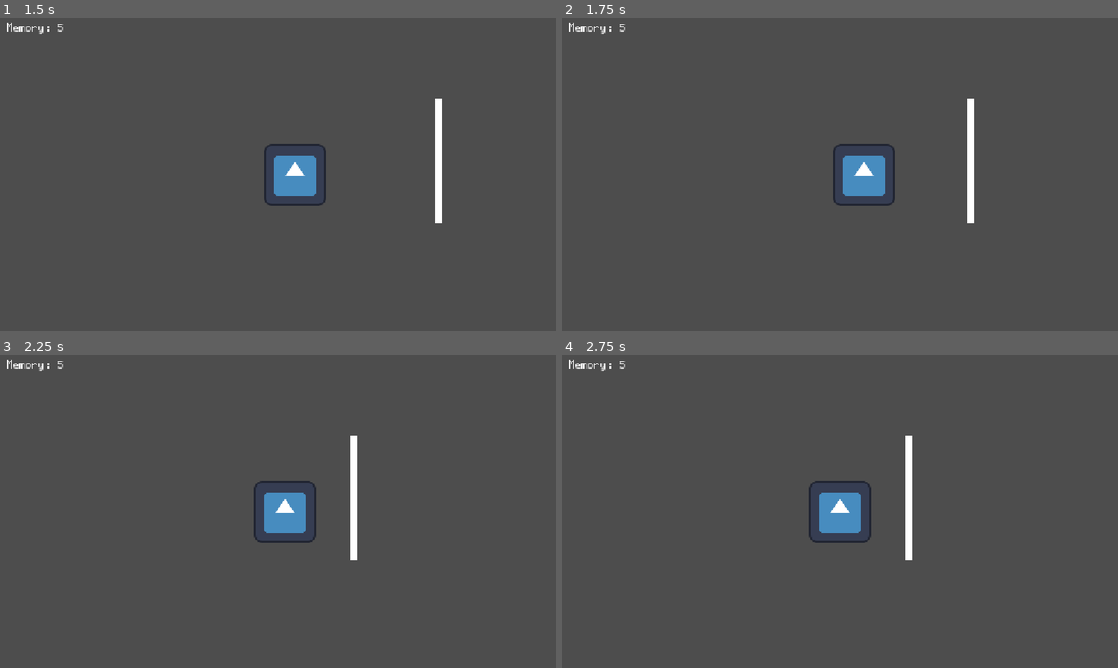
Above: before the commit, frames 1-4 (two rows, left to right).
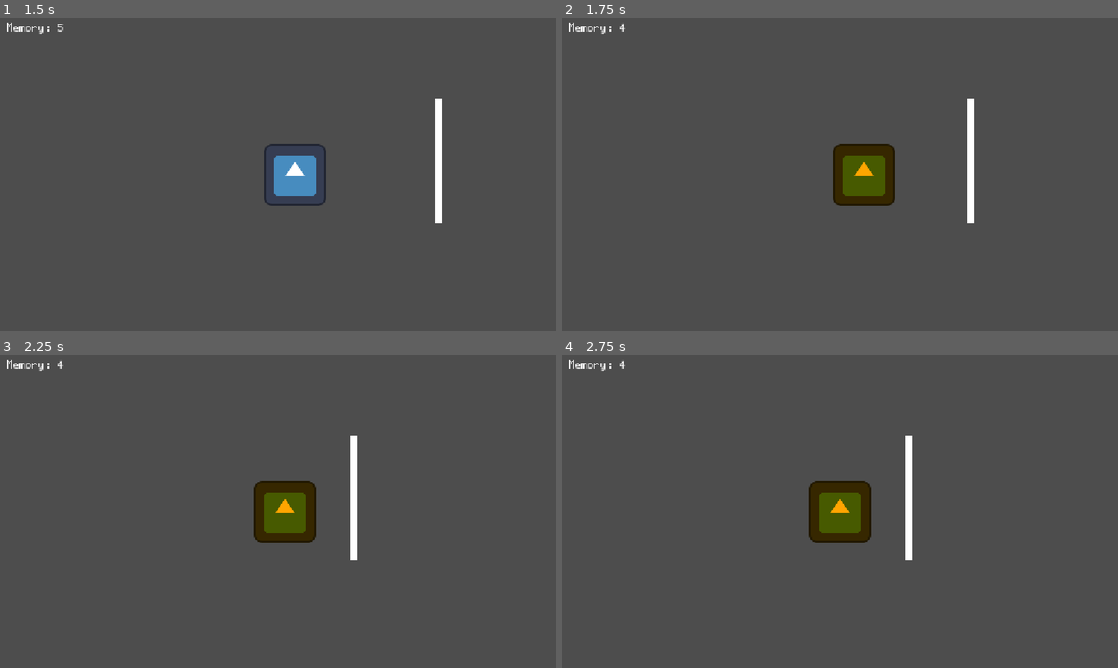
Above: after the commit, the same moments.

Repository: FastEverLast/testgame
Game: Godot game, scene res://scenes/menu/main_menu.tscn
Two runs of this game, one before a commit and one after it. Both use one fixed random seed, a clock stepped at 60 frames per second and the inputs below. The engine's default icon, where the game draws it, is replaced by a stand-in: a white triangle on a blue panel in a dark square.
Inputs (mouse positions are in pixels of both pictures, inside the frame that each line leads up to):
- Up to frame 1 (1.5 s): click "Start Game" at 0.5 s; tap Enter at 1.25 s; move the mouse to (400, 158) at 1.27 s; hold D (move_right) from 1.28 s (still down); hold 1 (form_base, bound only after the commit) from 1.28 s (still down); click (400, 158) at 1.42 s
- Up to frame 2 (1.75 s): keep holding D (move_right); keep holding 1 (form_base, bound only after the commit); tap 3 (form_cat, bound only after the commit) at 1.55 s
- Up to frame 3 (2.25 s): release D (move_right) at 2 s; release 1 (form_base, bound only after the commit) at 2 s; drag from (166, 527) to (250, 574) at 2.02 s
- Up to frame 4 (2.75 s): no input

Frame 1 is identical in both runs. In frame 2, 2.2% of the frame differs, in the area x 10-60%, y 1-60%; in frame 3, 2.2%, in the area x 10-57%, y 1-60%; in frame 4, 2.2%.

Commit message:
Game States

Diff:
--- a/project.godot
+++ b/project.godot
@@ -70,6 +70,26 @@
 , Object(InputEventKey,"resource_local_to_scene":false,"resource_name":"","device":-1,"window_id":0,"alt_pressed":false …(186 unchanged characters)…
 ]
 }
+form_base={
+"deadzone": 0.2,
+"events": [Object(InputEventKey,"resource_local_to_scene":false,"resource_name":"","device":-1,"window_id":0,"alt_pressed":false,"shift_pressed":false,"ctrl_pressed":false,"meta_pressed":false,"pressed":false,"keycode":0,"physical_keycode":49,"key_label":0,"unicode":49,"location":0,"echo":false,"script":null)
+]
+}
+form_guard={
+"deadzone": 0.2,
+"events": [Object(InputEventKey,"resource_local_to_scene":false,"resource_name":"","device":-1,"window_id":0,"alt_pressed":false,"shift_pressed":false,"ctrl_pressed":false,"meta_pressed":false,"pressed":false,"keycode":0,"physical_keycode":50,"key_label":0,"unicode":50,"location":0,"echo":false,"script":null)
+]
+}
+form_cat={
+"deadzone": 0.2,
+"events": [Object(InputEventKey,"resource_local_to_scene":false,"resource_name":"","device":-1,"window_id":0,"alt_pressed":false,"shift_pressed":false,"ctrl_pressed":false,"meta_pressed":false,"pressed":false,"keycode":0,"physical_keycode":51,"key_label":0,"unicode":51,"location":0,"echo":false,"script":null)
+]
+}
+form_statue={
+"deadzone": 0.2,
+"events": [Object(InputEventKey,"resource_local_to_scene":false,"resource_name":"","device":-1,"window_id":0,"alt_pressed":false,"shift_pressed":false,"ctrl_pressed":false,"meta_pressed":false,"pressed":false,"keycode":0,"physical_keycode":52,"key_label":0,"unicode":52,"location":0,"echo":false,"script":null)
+]
+}
 
 [layer_names]
 
--- a/scenes/game_state.gd
+++ b/scenes/game_state.gd
@@ -2,9 +2,24 @@
 
 const MAX_MEMORY = 10
 var memory := 5
+var current_form:Form = Form.BASE
+
+enum Form { BASE, GUARD, CAT, STATUE }
 
 signal memory_changed(new_value)
+signal form_changed(new_form)
 
 func change_memory(amount):
 	memory = clampi(memory + amount, 0, MAX_MEMORY)
 	memory_changed.emit(memory)
+
+func shift_to(form):
+	if form == current_form:
+		return
+	elif form != Form.BASE:
+		if memory < 1:
+			return
+		else:
+			change_memory(-1)
+	current_form = form
+	form_changed.emit(form)
--- a/scenes/player/player.gd
+++ b/scenes/player/player.gd
@@ -1,7 +1,23 @@
 extends CharacterBody2D
 
 @export var speed := 300
+@onready var sprite: Sprite2D = $Sprite2D
 var last_direction: Vector2 = Vector2.DOWN
+
+func _ready() -> void:
+	GameState.form_changed.connect(_on_form_changed)
+	_on_form_changed(GameState.current_form)
+
+func _on_form_changed(form):
+	match form:
+		GameState.Form.BASE:
+			sprite.modulate = Color.WHITE
+		GameState.Form.GUARD:
+			sprite.modulate = Color.BLUE
+		GameState.Form.CAT:
+			sprite.modulate = Color.ORANGE
+		GameState.Form.STATUE:
+			sprite.modulate = Color.GRAY
 
 func _physics_process(_delta: float) -> void:
 	var direction = Input.get_vector("move_left", "move_right", "move_up", "move_down")
@@ -11,3 +27,13 @@
 		last_direction = direction.normalized()
 
 	move_and_slide()
+
+func _unhandled_input(event: InputEvent) -> void:
+	if event.is_action_pressed("form_base"):
+		GameState.shift_to(GameState.Form.BASE)
+	if event.is_action_pressed("form_guard"):
+		GameState.shift_to(GameState.Form.GUARD)
+	if event.is_action_pressed("form_cat"):
+		GameState.shift_to(GameState.Form.CAT)
+	if event.is_action_pressed("form_statue"):
+		GameState.shift_to(GameState.Form.STATUE )
